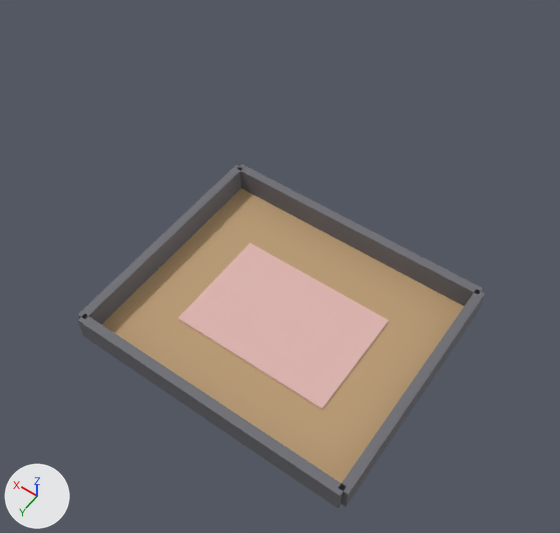
The glTF model frontend/assets/models/kitchen.glb, before and after one commit.
Camera for both pictures: a 50 mm camera at (-1.33, 2.96, 8.05) aimed at (1.77, -1.39, 1.22). The axes (+X, +Y, +Z) are drawn at lower left. The lights are the same throughout. The older version comes first. Vertices at exactly the same position are counted once.

The first picture shows 'Room'.
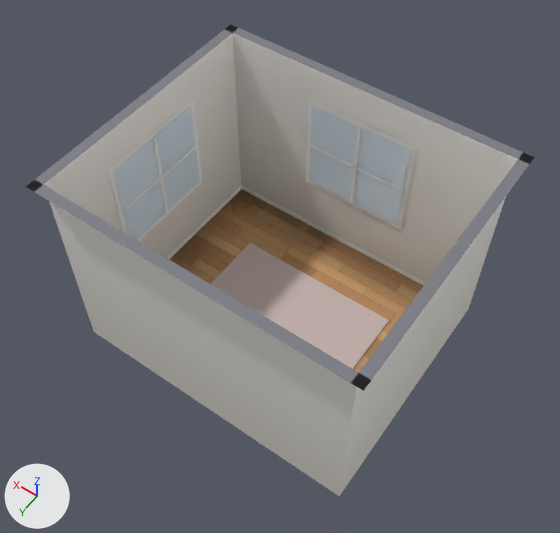
Boxes (x1, y1, x2, y2) around the edits, measured in the pictures (560 x 533 px):
'Room', surface changed, recoloured, reshaped (25% wider, 37% taller): before (78, 164, 485, 508); after (26, 25, 534, 496)
part 1 of me_mesh_0, rebuilt: before (238, 164, 483, 306); after (241, 185, 426, 286)
part 2 of me_mesh_0, rebuilt (not visible afterwards): before (340, 289, 485, 507)
part 3 of me_mesh_0, rebuilt (not visible afterwards): before (78, 314, 346, 508)
part 4 of me_mesh_0, rebuilt: before (78, 165, 243, 324); after (166, 184, 242, 259)
part 5 of me_mesh_0, added: after (26, 25, 534, 496)

Diff of the bpy script that builds the scene:
```diff
--- a/frontend/assets/models/kitchen.glb.py
+++ b/frontend/assets/models/kitchen.glb.py
@@ mat_floor @@
 mat_floor = principled_material('Floor')
-mat_floor.base_color = (0.5, 0.33, 0.17)  # brown #bc9b73
-mat_floor.roughness = 0.75
+mat_floor.texture = img_image_0
+mat_floor.roughness = 0.6
@@ mat_walls @@
 n0 = _N.new('ShaderNodeBsdfPrincipled'); n0.name = 'Principled BSDF'
-n0.inputs[0].default_value = (0.15, 0.15, 0.17, 1.0)  # 'Base Color', grey #6c6c73
-n0.inputs[2].default_value = 0.7  # 'Roughness'
+n0.inputs[2].default_value = 0.95  # 'Roughness'
 n1 = _N.new('ShaderNodeOutputMaterial'); n1.name = 'Material Output'
+n2 = _N.new('ShaderNodeMix'); n2.name = 'Mix'
+n2.data_type = 'RGBA'
+n2.blend_type = 'MULTIPLY'
+n2.inputs[0].default_value = 1.0  # 'Factor'
+n2.inputs[7].default_value = (0.94, 0.92, 0.88, 1.0)  # 'B', white #f8f6f1
+n3 = _N.new('ShaderNodeVertexColor'); n3.name = 'Color Attribute'
 _L.new(n0.outputs[0], n1.inputs[0])  # 'BSDF' to 'Surface'
+_L.new(n2.outputs[2], n0.inputs[0])  # 'Result' to 'Base Color'
+_L.new(n3.outputs[0], n2.inputs[6])  # 'Color' to 'A'
@@ mat_ao @@
+mat_ao = bpy.data.materials.new('AO')
+# nodes: BsdfPrincipled, Mix, OutputMaterial, VertexColor
+# colours: black #000000, mixed with the vertex colours
@@ me_mesh_0 @@
-me_mesh_0.from_pydata(...)  # 44 vertices, 62 faces; spans x -0.12..3.72, y -3.12..0.12, z 0.0..0.35
+me_mesh_0.from_pydata(...)  # 104 vertices, 78 faces; spans x -0.12..3.72, y -3.12..0.12, z 0.0..2.6
+# me_mesh_0 part 1: the loose piece of 8 vertices spanning x -0.06..3.66, y -3.12..-3.0, z 0.0..0.35 is rebuilt with 4 vertices and now spans x 0.0..3.6, y -2.99, z 0.0..0.09, in mat_baseboard (white #fcfcf9)
+# me_mesh_0 part 2: the loose piece of 8 vertices spanning x -0.12..0.0, y -3.06..0.06, z 0.0..0.35 is rebuilt with 4 vertices and now spans x 0.01, y -3.0..0.0, z 0.0..0.09, in mat_baseboard (white #fcfcf9)
+# me_mesh_0 part 3: the loose piece of 8 vertices spanning x -0.06..3.66, y 0.0..0.12, z 0.0..0.35 is rebuilt with 4 vertices and now spans x 0.0..3.6, y -0.01, z 0.0..0.09, in mat_baseboard (white #fcfcf9)
+# me_mesh_0 part 4: the loose piece of 8 vertices spanning x 3.6..3.72, y -3.06..0.06, z 0.0..0.35 is rebuilt with 4 vertices and now spans x 3.59, y -3.0..0.0, z 0.0..0.09, in mat_baseboard (white #fcfcf9)
+# me_mesh_0 part 5
+# 60 vertices are added at x -0.12..3.72, y -3.12..0.12, z 0.0..2.6
+# 8 new vertices lie (0.0, 0.0, 1.24) away from vertices in x 1.15..3.58, y -2.98..-0.85, z 0.86
+# 8 new faces join them, mat_walls
+# 8 new faces join them, mat_walltop (grey #7c7c84)
+# 8 new faces join them, mat_ao
+# 4 new faces join them, mat_glass (pale blue #ddeffa)
+# 14 new faces join them, mat_frame (white #fafaf8)
+# 2 new faces join them, mat_door (beige #bfa07e)
+# other edits to the shape of me_mesh_0 do not show in these pictures
 me_mesh_0.materials.append(mat_floor)
@@ me_mesh_0 @@
 me_mesh_0.materials.append(mat_rug)
+me_mesh_0.materials.append(mat_baseboard)  # white #fcfcf9
+me_mesh_0.materials.append(mat_walltop)  # grey #7c7c84
+me_mesh_0.materials.append(mat_ao)
+me_mesh_0.materials.append(mat_glass)  # pale blue #ddeffa
+me_mesh_0.materials.append(mat_frame)  # white #fafaf8
+me_mesh_0.materials.append(mat_door)  # beige #bfa07e
+me_mesh_0.materials.append(mat_knob)  # beige #eddda0
```
